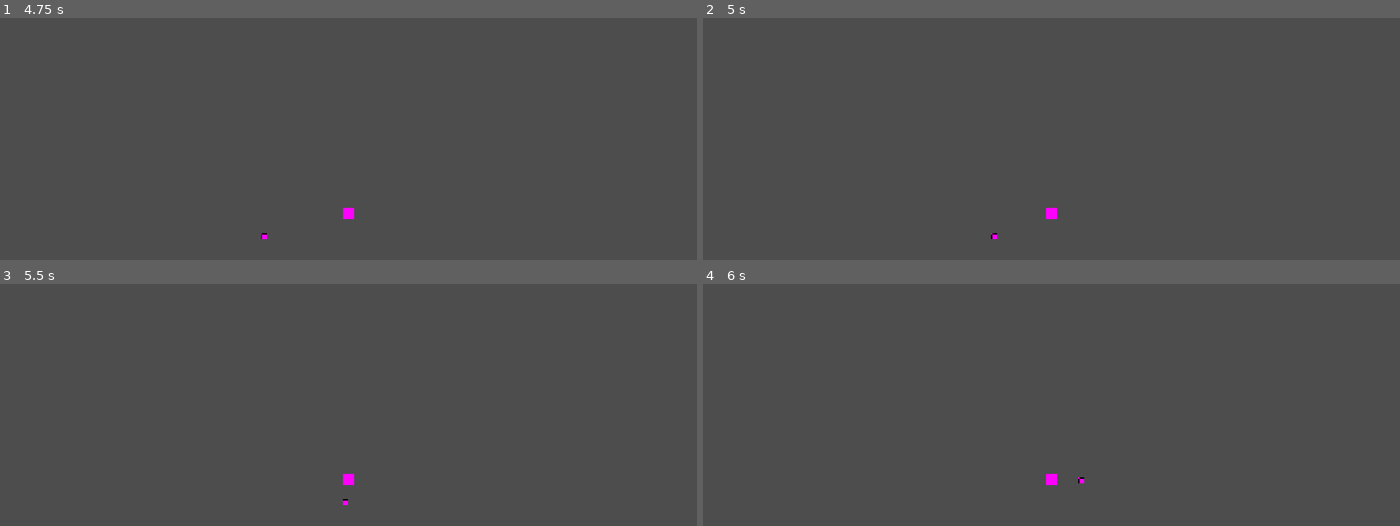
Above: before the commit, frames 1-4 (two rows, left to right).
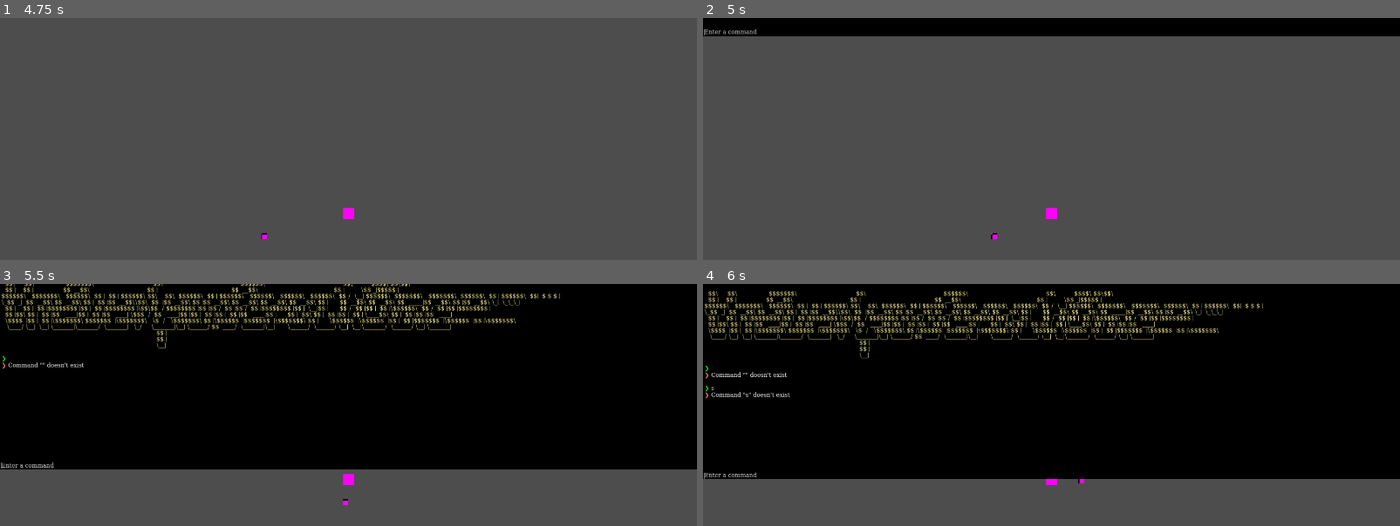
Above: after the commit, the same moments.

Repository: nieboczek/godot-brackeys-2026-1
Game: Godot game, scene res://scenes/main.tscn
The game is run twice, just before and just after one commit, with the same random seed, the same clock (stepped at 60 frames per second) and the same inputs. The engine's default icon, where the game draws it, is replaced by a stand-in: a white triangle on a blue panel in a dark square.
Inputs:
- Up to frame 1 (4.75 s): click "play" at 0.5 s; tap Enter at 1.25, 1.35, 2.1, 2.85, 3.5, 3.6, 4.35 s; hold D (right) 1.28-2.03 s; tap Space at 2, 4.25 s; hold S (down) 2.03-2.78 s; hold D (right) 2.78-3.53 s; hold W (up) 3.53-4.28 s; hold A (left) from 4.28 s (still down)
- Up to frame 2 (5 s): keep holding A (left); tap ` (console) at 4.9 s
- Up to frame 3 (5.5 s): keep holding A (left); tap Enter at 5.1 s
- Up to frame 4 (6 s): tap Tab (console_autocomplete) at 5.65 s; release A (left) at 5.78 s; hold S (down) from 5.78 s (still down); tap Enter at 5.85 s

Frame 1 is identical in both runs. In frame 2, 7.5% of the frame differs, in the area x 0-100%, y 0-8%; in frame 3, 76%; in frame 4, 80%, in the area x 0-100%, y 0-81%.
Error before the commit: Parse Error: Cannot find member "InputHolder" in base "Game". (res://scripts/console/console.gd:72)

Commit message:
fix bugs & console funkyness

Diff:
--- a/project.godot
+++ b/project.godot
@@ -8,11 +8,15 @@
 
 config_version=5
 
+[animation]
+
+compatibility/default_parent_skeleton_in_mesh_instance_3d=true
+
 [application]
 
 config/name="Brackey's Game Jam 2026.1 Game"
 run/main_scene="uid://cam47cwh2ciwa"
-config/features=PackedStringArray("4.5", "Forward Plus")
+config/features=PackedStringArray("4.6", "Forward Plus")
 config/icon="res://icon.svg"
 
 [autoload]
@@ -23,10 +27,6 @@
 
 window/size/viewport_width=1920
 window/size/viewport_height=1080
-
-[editor]
-
-run/main_run_args="--load-now"
 
 [file_customization]
 
--- a/scenes/console.tscn
+++ b/scenes/console.tscn
@@ -1,10 +1,10 @@
-[gd_scene load_steps=4 format=3 uid="uid://dpjbw8qx35qk3"]
+[gd_scene format=3 uid="uid://dpjbw8qx35qk3"]
 
 [ext_resource type="Theme" uid="uid://cpp0fyj2l0glf" path="res://resources/console_theme.tres" id="1_xil4p"]
 [ext_resource type="Script" uid="uid://bprtxkkobqng7" path="res://scripts/console/console.gd" id="2_t6k7n"]
 [ext_resource type="Script" uid="uid://6l72iikb4b7j" path="res://scripts/console/command_line.gd" id="2_xil4p"]
 
-[node name="Console" type="VBoxContainer"]
+[node name="Console" type="VBoxContainer" unique_id=2137242389]
 z_index = 1024
 anchors_preset = 15
 anchor_right = 1.0
@@ -16,14 +16,14 @@
 theme = ExtResource("1_xil4p")
 script = ExtResource("2_t6k7n")
 
-[node name="OutputLabel" type="RichTextLabel" parent="."]
+[node name="OutputLabel" type="RichTextLabel" parent="." unique_id=2059651018]
 layout_mode = 2
 size_flags_vertical = 3
 bbcode_enabled = true
 scroll_following = true
 autowrap_mode = 0
 
-[node name="CommandLine" type="TextEdit" parent="."]
+[node name="CommandLine" type="TextEdit" parent="." unique_id=80194789]
 layout_mode = 2
 placeholder_text = "Enter a command"
 scroll_fit_content_height = true
--- a/scenes/game.tscn
+++ b/scenes/game.tscn
@@ -6,11 +6,11 @@
 [sub_resource type="PlaceholderTexture2D" id="PlaceholderTexture2D_yqjtg"]
 size = Vector2(16, 16)
 
-[node name="Game" type="Node2D"]
+[node name="Game" type="Node2D" unique_id=183484459]
 script = ExtResource("1_uwrxv")
 
-[node name="Player" parent="." instance=ExtResource("2_yqjtg")]
+[node name="Player" parent="." unique_id=1560341936 instance=ExtResource("2_yqjtg")]
 
-[node name="PlaceholderSprite" type="Sprite2D" parent="."]
+[node name="PlaceholderSprite" type="Sprite2D" parent="." unique_id=1522666150]
 position = Vector2(82, 63)
 texture = SubResource("PlaceholderTexture2D_yqjtg")
--- a/scenes/main.tscn
+++ b/scenes/main.tscn
@@ -1,13 +1,14 @@
-[gd_scene load_steps=4 format=3 uid="uid://cam47cwh2ciwa"]
+[gd_scene format=3 uid="uid://cam47cwh2ciwa"]
 
 [ext_resource type="Script" uid="uid://box6o8ou0x6e3" path="res://scripts/menu.gd" id="1_0wfyh"]
 [ext_resource type="Script" uid="uid://eal1wy3amf2p" path="res://scripts/main.gd" id="1_sugp2"]
 [ext_resource type="Texture2D" uid="uid://bf2o2ljsprwvh" path="res://icon.svg" id="2_sugp2"]
+[ext_resource type="PackedScene" uid="uid://dpjbw8qx35qk3" path="res://scenes/console.tscn" id="4_jyhfs"]
 
-[node name="Main" type="Node"]
+[node name="Main" type="Node" unique_id=1617323332]
 script = ExtResource("1_sugp2")
 
-[node name="Menu" type="VBoxContainer" parent="."]
+[node name="Menu" type="VBoxContainer" parent="." unique_id=602778597]
 anchors_preset = 15
 anchor_right = 1.0
 anchor_bottom = 1.0
@@ -17,16 +18,20 @@
 alignment = 1
 script = ExtResource("1_0wfyh")
 
-[node name="GameLogo" type="TextureRect" parent="Menu"]
+[node name="GameLogo" type="TextureRect" parent="Menu" unique_id=471463325]
 layout_mode = 2
 size_flags_horizontal = 4
 texture = ExtResource("2_sugp2")
 
-[node name="PlayButton" type="Button" parent="Menu"]
+[node name="PlayButton" type="Button" parent="Menu" unique_id=26840530]
 layout_mode = 2
 size_flags_horizontal = 4
 theme_override_font_sizes/font_size = 32
 text = "play"
 
+[node name="Console" parent="." unique_id=2137242389 instance=ExtResource("4_jyhfs")]
+offset_top = -540.0
+offset_bottom = -1080.0
+
 [connection signal="start_game" from="Menu" to="." method="_on_menu_start_game"]
 [connection signal="pressed" from="Menu/PlayButton" to="Menu" method="_on_play_button_pressed"]
--- a/scenes/player.tscn
+++ b/scenes/player.tscn
@@ -1,7 +1,6 @@
-[gd_scene load_steps=5 format=3 uid="uid://c7stxfe7c8sce"]
+[gd_scene format=3 uid="uid://c7stxfe7c8sce"]
 
 [ext_resource type="Script" uid="uid://dxo7b704unyy" path="res://scripts/player.gd" id="1_3vyb7"]
-[ext_resource type="PackedScene" uid="uid://dpjbw8qx35qk3" path="res://scenes/console.tscn" id="2_g2els"]
 
 [sub_resource type="PlaceholderTexture2D" id="PlaceholderTexture2D_u8vuu"]
 size = Vector2(32, 32)
@@ -9,24 +8,13 @@
 [sub_resource type="CircleShape2D" id="CircleShape2D_u8vuu"]
 radius = 16.0
 
-[node name="Player" type="CharacterBody2D"]
+[node name="Player" type="CharacterBody2D" unique_id=229518229]
 script = ExtResource("1_3vyb7")
 
-[node name="Sprite" type="Sprite2D" parent="."]
+[node name="Sprite" type="Sprite2D" parent="." unique_id=1218094215]
 texture = SubResource("PlaceholderTexture2D_u8vuu")
 
-[node name="CollisionShape" type="CollisionShape2D" parent="."]
+[node name="CollisionShape" type="CollisionShape2D" parent="." unique_id=795910041]
 shape = SubResource("CircleShape2D_u8vuu")
 
-[node name="Camera" type="Camera2D" parent="."]
-
-[node name="Console" parent="Camera" instance=ExtResource("2_g2els")]
-anchors_preset = 0
-anchor_right = 0.0
-anchor_bottom = 0.0
-offset_left = -960.0
-offset_top = -1080.0
-offset_right = 960.0
-offset_bottom = -540.0
-grow_horizontal = 1
-grow_vertical = 1
+[node name="Camera" type="Camera2D" parent="." unique_id=1796166526]
--- a/scripts/console/console.gd
+++ b/scripts/console/console.gd
@@ -15,6 +15,7 @@
 																					\__|
 [/color]"""
 
+static var yo_mama_so_fat: int = 0
 static var _instance: Console = null
 
 var _commands: Array[Command] = []
@@ -89,6 +90,9 @@
 
 
 func _exit_tree() -> void:
+	if yo_mama_so_fat == 69:
+		return
+
 	for command in _commands:
 		command._free_subcommands()
 		command.free()
@@ -107,13 +111,19 @@
 		_tween.kill()
 
 	_set_tween()
-	_tween.tween_property(self, "position:y", 0, 0.75)
+	if yo_mama_so_fat == 2137:
+		_tween.tween_property(self, "position:y", -size.y, 0.75)
+	else:
+		_tween.tween_property(self, "position:y", 0, 0.75)
 	show()
 
 
 func _play_close_animation() -> void:
 	_set_tween()
-	_tween.tween_property(self, "position:y", -size.y, 0.75)
+	if yo_mama_so_fat == 2137:
+		_tween.tween_property(self, "position:y", -size.y * 2, 0.75)
+	else:
+		_tween.tween_property(self, "position:y", -size.y, 0.75)
 	_tween.tween_callback(_close_animation_finish).set_delay(0.75)
 
 
--- a/scripts/game.gd
+++ b/scripts/game.gd
@@ -1,15 +1,31 @@
 class_name Game extends Node2D
+
+enum InputHolder {
+	CONSOLE = 1,
+	PAUSE = 2,
+	MAIN_MENU = 4,
+}
 
 static var instance: Game
 static var player: Player
 
+static var _input_holders := InputHolder.MAIN_MENU as int
 static var _up_events: Array[InputEvent]
 static var _left_events: Array[InputEvent]
 static var _right_events: Array[InputEvent]
 static var _down_events: Array[InputEvent]
 
 
-static func set_player_input_handling(state: bool) -> void:
+static func update_input_holder(input_holder: InputHolder, force_true: bool = false) -> void:
+	var new_value := (_input_holders | input_holder) if force_true else (_input_holders ^ input_holder)
+	if _input_holders > 0 and new_value == 0:
+		_set_player_input_handling(true)
+	elif _input_holders == 0 and new_value > 0:
+		_set_player_input_handling(false)
+	_input_holders = new_value
+
+
+static func _set_player_input_handling(state: bool) -> void:
 	# This is so stupid but at least we don't give up on _physics_process in Player
 	if state:
 		_set_events(&"up", _up_events)
@@ -37,3 +53,13 @@
 func _ready() -> void:
 	instance = self
 	player = $Player
+
+	var console: Console = $/root/Main/Console
+	console.yo_mama_so_fat = 69
+	console.reparent(player.get_node(^"Camera"))
+	console.yo_mama_so_fat = 2137
+	console.size = Vector2(1920, 540)
+	console.position = Vector2(-960, -1080)
+	if not console._closed:
+		console._closed = true
+		console._play_close_animation()
--- a/scripts/log.gd
+++ b/scripts/log.gd
@@ -16,7 +16,7 @@
 ## Initialize the logger with debug instance id (for multiple game instances testing).
 func initialize(debug_inst_id: String) -> void:
 	if not debug_inst_id.is_empty():
-		_inst_id_prefix = "[color=darkgray]" + debug_inst_id + "[/color] "
+		_inst_id_prefix = "[color=a9a9a9]" + debug_inst_id + "[/color] "
 
 
 ## Get call stack with offset.
@@ -29,18 +29,18 @@
 
 ## Return a pretty "on" or "off" string
 func boolean(bool_: bool) -> String:
-	return "[color=green]on[/color]" if bool_ else "[color=lightcoral]off[/color]"
+	return "[color=00ff00]on[/color]" if bool_ else "[color=f08080]off[/color]"
 
 
 ## Print an error message and open the console
-func err(msg: String) -> void:
-	_log(Level.ERROR, "[color=lightcoral]error[/color] ", msg)
+func err(...msg: Array) -> void:
+	_log(Level.ERROR, "[color=f08080]error[/color] ", msg)
 	Console.open()
 
 
 ## Print an error message with the call stack, open the console and pause program execution in debug builds.
-func fatal(msg: String) -> void:
-	_log(Level.FATAL, "[color=darkred]fatal[/color] ", msg)
+func fatal(...msg: Array) -> void:
+	_log(Level.FATAL, "[color=8b0000]fatal[/color] ", msg)
 
 	var call_stack = get_call_stack()
 	Console.print_line(call_stack)
@@ -51,29 +51,29 @@
 
 
 ## Should be used for logs triggered by the console (Use [method out_err] for errors)
-func out(msg: String) -> void:
-	_log(Level.OUT, "[color=gray]❯[/color] ", msg)
+func out(...msg: Array) -> void:
+	_log(Level.OUT, "[color=bebebe]❯[/color] ", msg)
 
 
 ## Should be used for errors triggered by the console
-func out_err(msg: String) -> void:
-	_log(Level.OUT, "[color=lightcoral]❯[/color] ", msg)
+func out_err(...msg: Array) -> void:
+	_log(Level.OUT, "[color=f08080]❯[/color] ", msg)
 
 
 ## Should be used for not so useful for the user info
-func debug(msg: String) -> void:
-	_log(Level.DEBUG, "[color=blueviolet]debug[/color] ", msg)
+func debug(...msg: Array) -> void:
+	_log(Level.DEBUG, "[color=8a2be2]debug[/color] ", msg)
 
 
 ## Main log
-func main(msg: String) -> void:
-	_log(Level.MAIN, "[color=orange]main[/color] ", msg)
+func main(...msg: Array) -> void:
+	_log(Level.MAIN, "[color=ffa5ff]main[/color] ", msg)
 
 
-func _log(level: Level, prefix: String, msg: String) -> void:
+func _log(level: Level, prefix: String, msg: Array) -> void:
 	if level > MIN_LEVEL:
 		return
 
-	var string := _inst_id_prefix + prefix + msg
+	var string := _inst_id_prefix + prefix + "".join(msg)
 	Console.print_line(string)
 	print_rich(string)
Not shown: 1 places in resources/console_theme.tres that only renumber resources
Not shown: 1 places in scenes/game.tscn that only renumber resources
